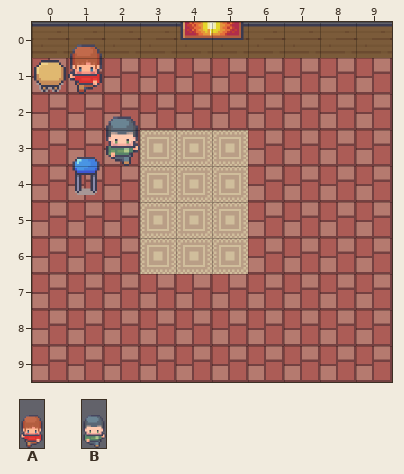
Level history. Tiled map: assets/sc1/multitileset.tmx. Above: the version before the commit.
Cells are 48x48 px. Shown: x 0..9, y 0..9.
Key: from "New_Characters 48x48": A 0, B 6.
Objects are placed by their top-left corner, in cells (3,4 is the top-left corner of cell 3,4); size is 1x1 cell unless given.
Layers that did not change in this view are not listed.
Objects on layer "char" before:
A "Player" at 1,0 size 1x2
B "test" at 2,2 size 1x2
After the commit:
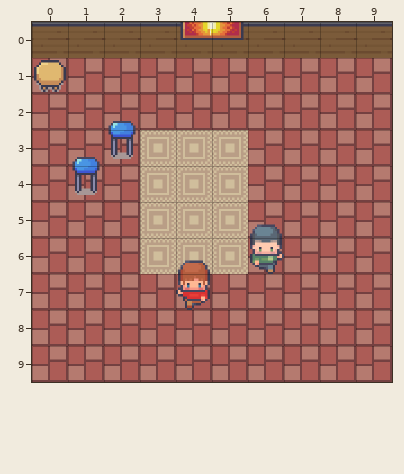
Difference:
Layer "char":
Object A "Player" at 1,0 size 1x2 becomes A "Player" at 4,6 size 1x2.
A new object: B "김규태" at 6,5 size 1x2.
Object B "test" at 2,2 size 1x2 is removed.
Where, in picture pixels (left, top, right, bottom), the same in both pictures:
changed: (68, 44, 140, 166)
added: (250, 224, 284, 274)
new place: (176, 260, 210, 310)
